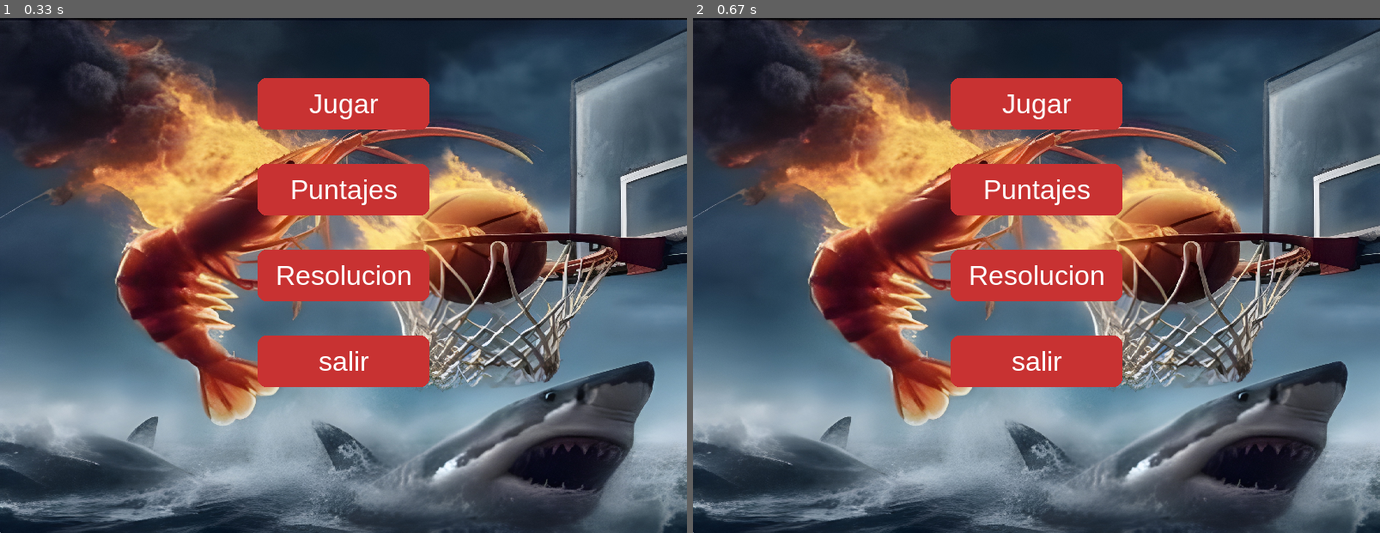
Above: before the commit, frames 1-2 (left to right).
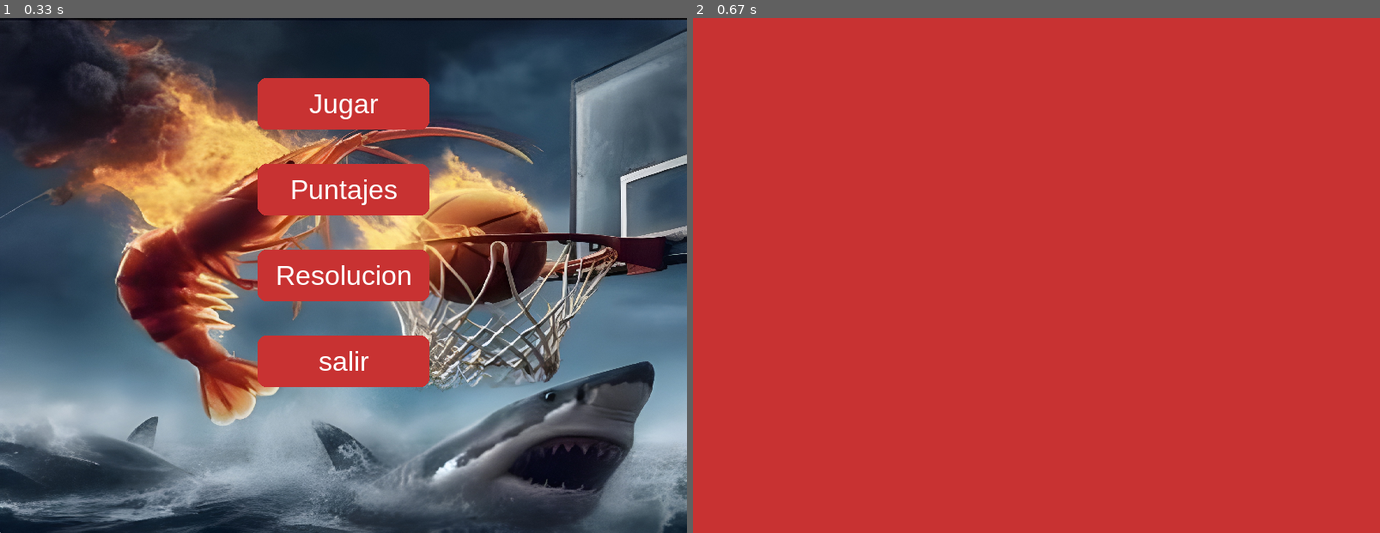
Above: after the commit, the same moments.

Repository: azulejo1237/Match3-Pygame-311
Game: pygame game, started from menu.py
Same seed, same stepped clock (60 frames per second), same inputs: the game is played once before the commit and once after it.
Inputs:
- Up to frame 1 (0.33 s): no input
- Up to frame 2 (0.67 s): click "Puntajes" at 0.38 s

Frame 1 is identical in both runs. In frame 2, 91% of the frame differs, in the area x 0-100%, y 0-100%.

Commit message:
sonido botones y pantalla puntajes

Diff:
--- a/menu.py
+++ b/menu.py
@@ -1,10 +1,15 @@
 import pygame
 from contantes import *
+
+#Banderas
+corriendo = True
+bandera_pantalla = "Principal"
 
 pygame.init()
 
 # Creo la ventana del juego
 ventana_menu_principa = pygame.display.set_mode(tamaño_pantalla)
+ventana_menu_puntaje = pygame.display.set_mode(tamaño_pantalla)
 # Titulo de la ventana
 pygame.display.set_caption("Candy Crush si fuera bueno")
 # Carga la imagen
@@ -55,32 +60,50 @@
 # Sonido del boton al salir
 sonido_click = pygame.mixer.Sound("assets/sonidos/bumper.mp3")
 
-while True:
-    for evento in pygame.event.get():
-        if evento.type == pygame.QUIT:
-            pygame.quit()
-            quit()
-        if evento.type == pygame.MOUSEBUTTONDOWN:
-            if boton_salir_main.collidepoint(evento.pos):
-                sonido_click.play()
-                pygame.time.delay(700)
-                pygame.quit()
-                quit()
+while corriendo == True:
+    if bandera_pantalla == "Principal":
+        for evento in pygame.event.get():
+            if evento.type == pygame.QUIT:
+                corriendo = False
+            if evento.type == pygame.MOUSEBUTTONDOWN:
+                if boton_salir_main.collidepoint(evento.pos):
+                    sonido_click.play()
+                    corriendo = False
+                elif boton_jugar.collidepoint(evento.pos):
+                    sonido_click.play()
+                    bandera_pantalla = "Juego"
+                elif boton_resolucion.collidepoint(evento.pos):
+                    sonido_click.play()
+                elif boton_puntajes.collidepoint(evento.pos):
+                    sonido_click.play()
+                    bandera_pantalla = "Puntajes"
+        ventana_menu_principa.blit(fondo_menu_principal_img, (0,0))
+            # Dibuja la imagen de fondo
 
-    # Dibuja la imagen de fondo
-    ventana_menu_principa.blit(fondo_menu_principal_img, (0,0))
 
-    # Dibuja el boton
-    pygame.draw.rect(ventana_menu_principa, Color_BOTON, boton_jugar, border_radius = 10)
-    pygame.draw.rect(ventana_menu_principa, Color_BOTON, boton_puntajes, border_radius = 10)
-    pygame.draw.rect(ventana_menu_principa, Color_BOTON, boton_resolucion, border_radius = 10)
-    pygame.draw.rect(ventana_menu_principa, Color_BOTON, boton_salir_main, border_radius = 10)
+        # Dibuja el boton
+        pygame.draw.rect(ventana_menu_principa, Color_BOTON, boton_jugar, border_radius = 10)
+        pygame.draw.rect(ventana_menu_principa, Color_BOTON, boton_puntajes, border_radius = 10)
+        pygame.draw.rect(ventana_menu_principa, Color_BOTON, boton_resolucion, border_radius = 10)
+        pygame.draw.rect(ventana_menu_principa, Color_BOTON, boton_salir_main, border_radius = 10)
 
-    # Dibuja el texto del boton
-    ventana_menu_principa.blit(texto_jugar_boton, texto_jugar_rect)
-    ventana_menu_principa.blit(texto_puntajes_boton, texto_puntajes_rect)
-    ventana_menu_principa.blit(texto_resolucion_boton, texto_resolucion_rect)
-    ventana_menu_principa.blit(texto_salir_main_boton, texto_salir_main_rect)
+        # Dibuja el texto del boton
+        ventana_menu_principa.blit(texto_jugar_boton, texto_jugar_rect)
+        ventana_menu_principa.blit(texto_puntajes_boton, texto_puntajes_rect)
+        ventana_menu_principa.blit(texto_resolucion_boton, texto_resolucion_rect)
+        ventana_menu_principa.blit(texto_salir_main_boton, texto_salir_main_rect)
+
+
+
+    elif bandera_pantalla == "Puntajes":
+        for evento in pygame.event.get():
+            if evento.type == pygame.QUIT:
+                corriendo = False
+        ventana_menu_puntaje.fill(Color_BOTON)
+
+
+
+
 
     # Actualiza la pantalla
     pygame.display.flip()
Empty file added: funciones/puntajes.py
Empty file added: puntajes.csv
